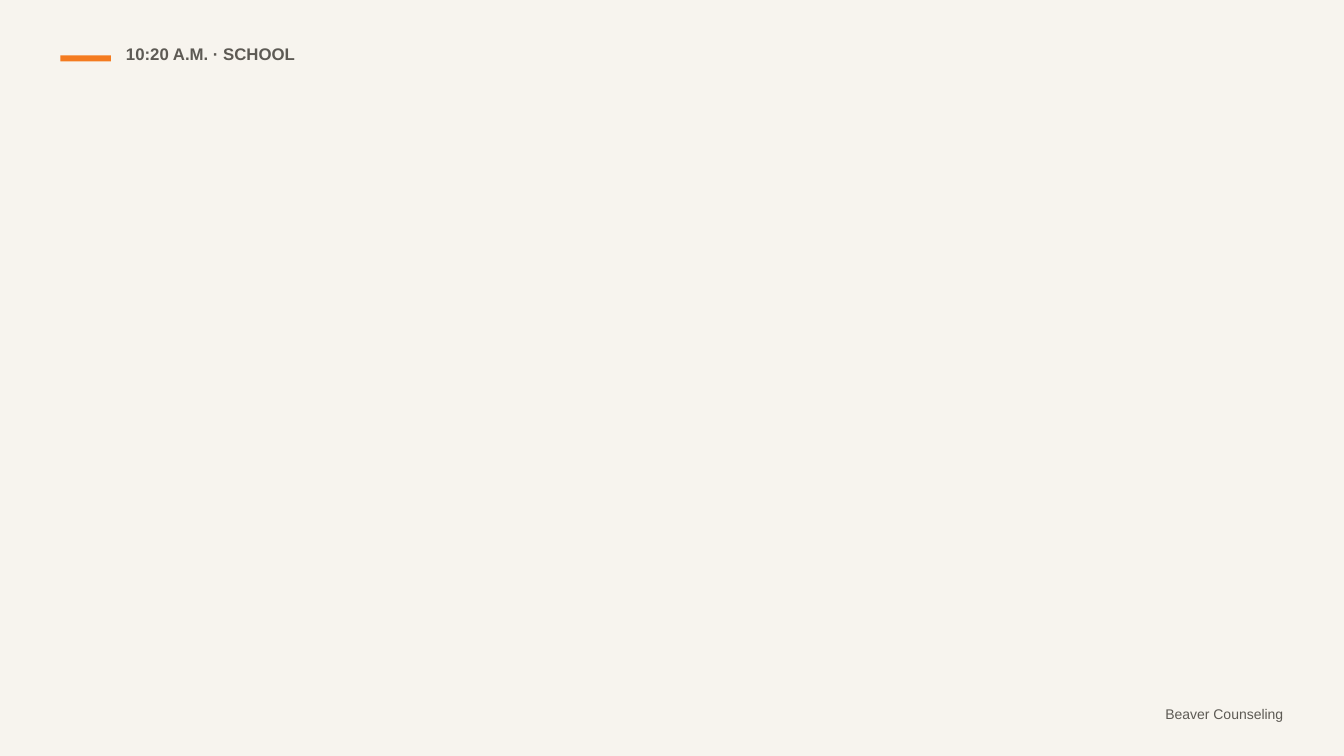
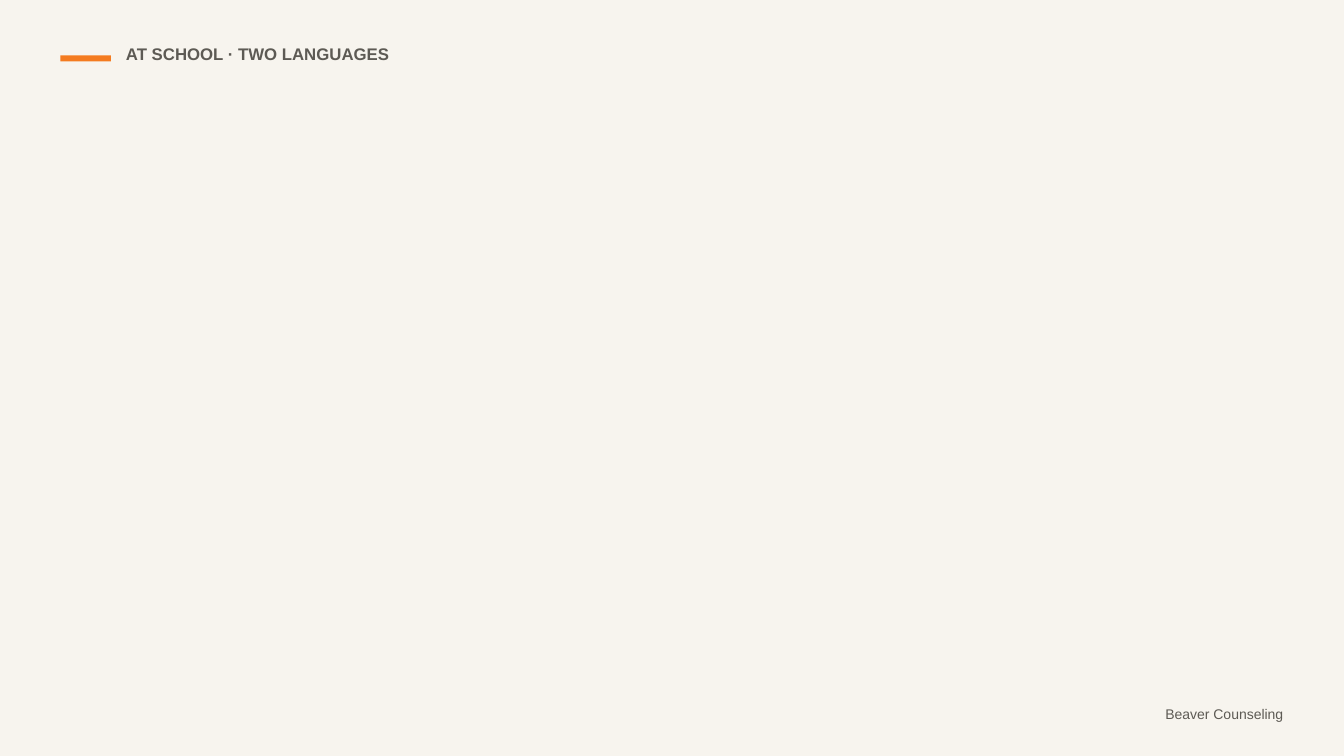
Before and after one commit to rmwtoolkit/bcds-toolkit, a slide deck: slide 5 of decks/everything-connects-lesson-v2.pptx. Drawn at 1344x756 pixels with LibreOffice and Linux fonts; fonts in the diff are those of the drawing; background and template pictures are left out. Boxes give left, top, right and bottom in pixels: in the first picture for what was removed or moved away, otherwise in the second. Text is boxed around its words. In the diff, an @@ line names an element or a change of style, - is before the commit and + after.

```diff
--- a/decks/everything-connects-lesson-v2.pptx
+++ b/decks/everything-connects-lesson-v2.pptx
@@ text at <box>126,48,389,60</box>: text changed @@
-10:20 A.M. · SCHOOL
+AT SCHOOL · TWO LANGUAGES
```
Also in this commit, not shown: 16 other slides changed, 5 slides added, 2 other files.
